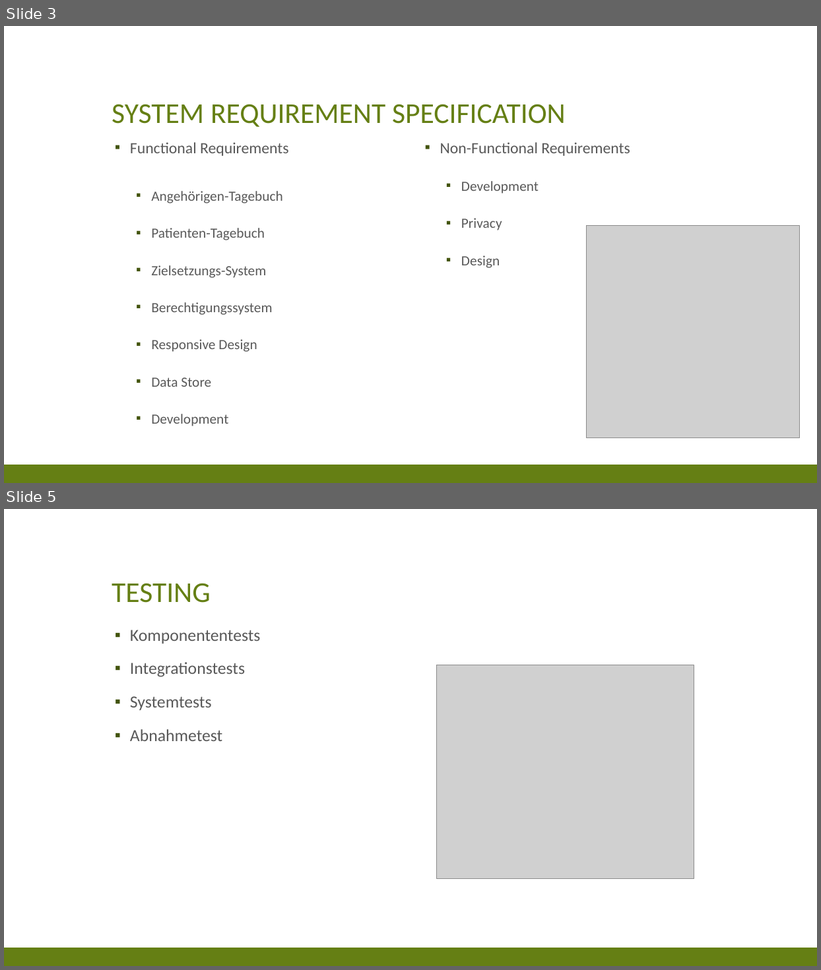
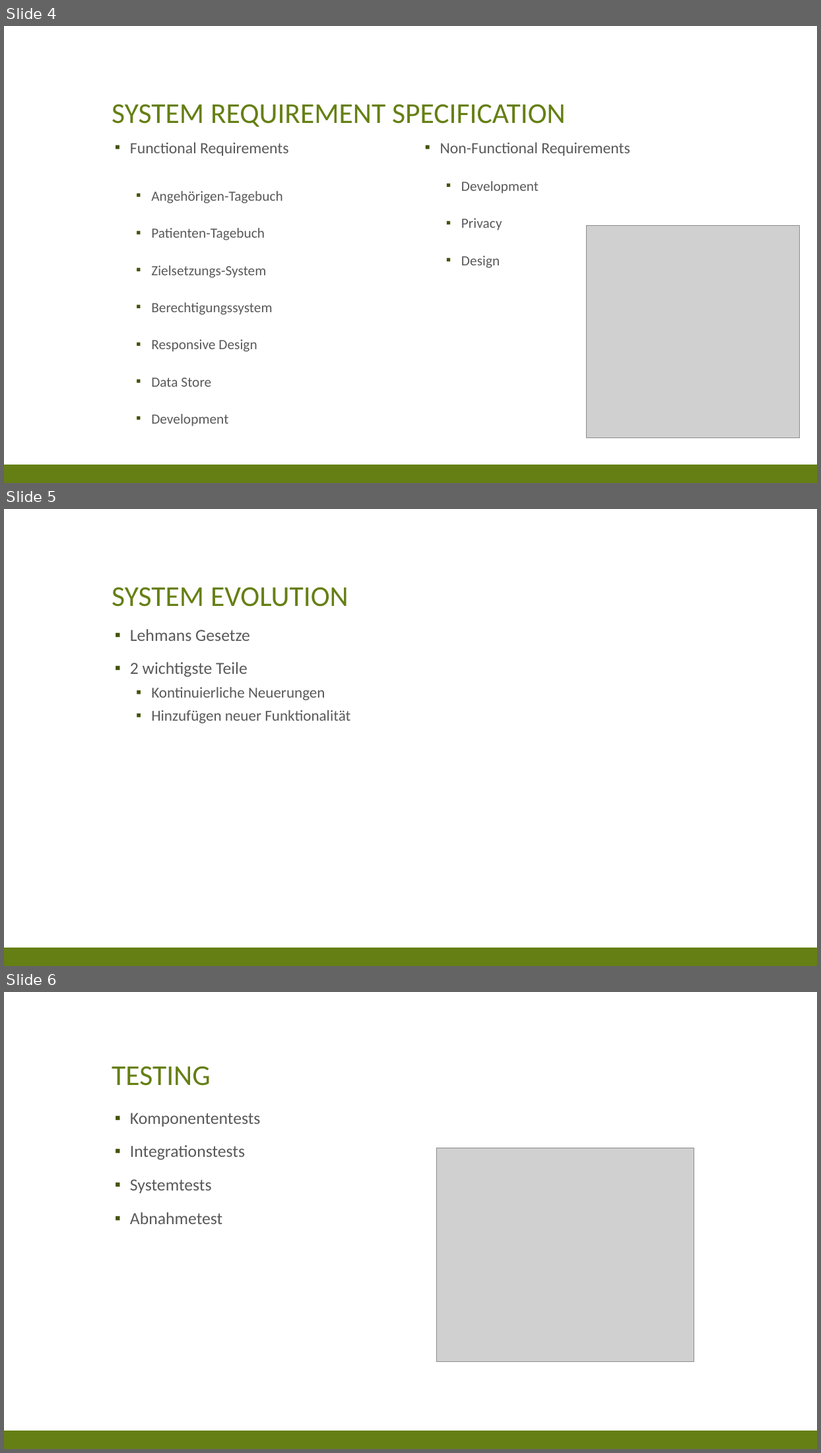
Before and after one commit to res13/ch.bfh.bti7081.s2018.white, a slide deck: doc/task02/Presentation_2.pptx. Shown one above the other, each under a label of ours: slides 3 and 5 before the commit, slides 4, 5 and 6 after it; the slides between them are not shown. The pictures are 821x970 and 821x1453 pixels, drawn with LibreOffice and Linux fonts; fonts in the diff are those of the drawing; grey boxes stand for pictures. Boxes give left, top, right and bottom in pixels: in the first picture for what was removed or moved away, otherwise in the second. Text is boxed around its words. In the diff, an @@ line names an element or a change of style, - is before the commit and + after.

Commit message:
system evolution

```diff
--- a/doc/task02/Presentation_2.pptx
+++ b/doc/task02/Presentation_2.pptx
@@ slide 5 added at (4,509,817,966), background #FFFFFF; not listed: 1 template element that a slide beside it also shows @@
@@ title added at (112,587,349,607), 34 pt, text #657F14 @@
+SYSTEM EVOLUTION
@@ text added at (130,629,350,723), 18 pt, text #595959 @@
+▪ Lehmans Gesetze
+▪ 2 wichtigste Teile
+  ▪ Kontinuierliche Neuerungen
+  ▪ Hinzufügen neuer Funktionalität
@@ what was slide 3 is now slide 4 @@
@@ what was slide 5 is now slide 6 @@
```
Also in this commit, not shown: 1 slide changed.
